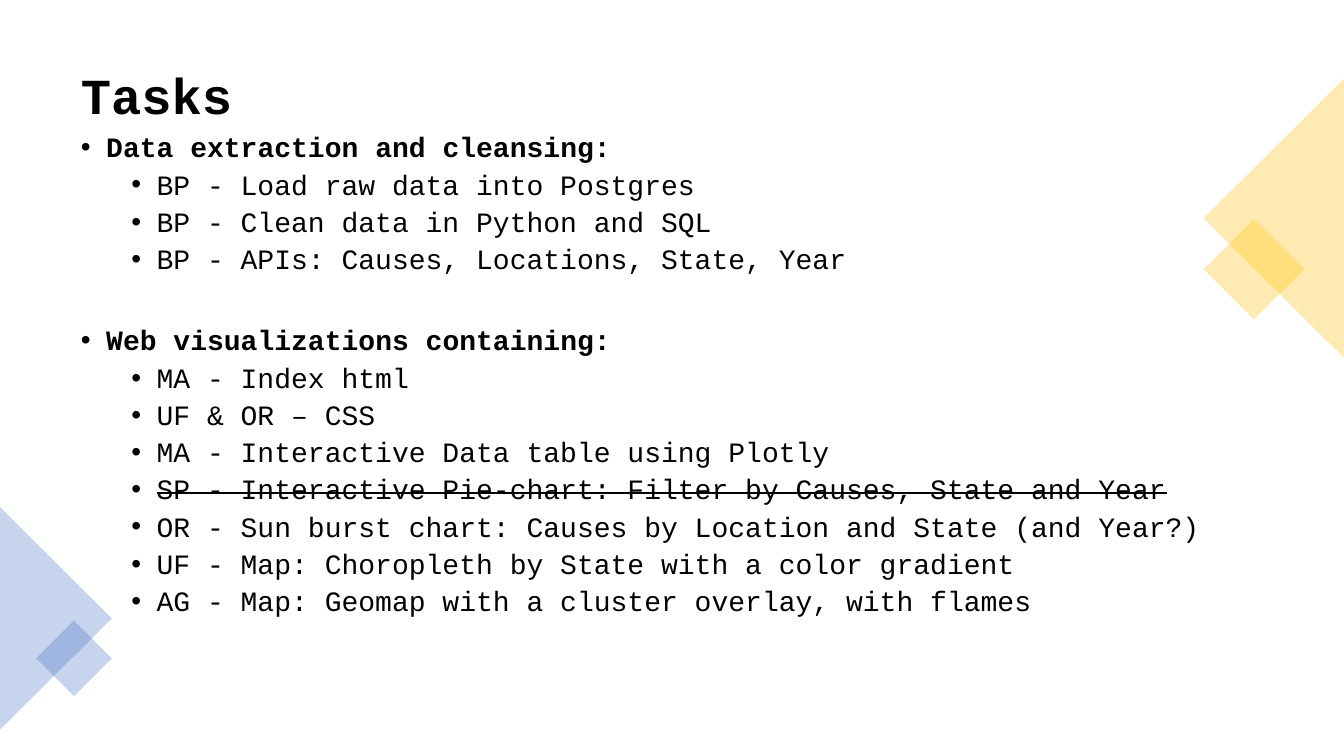
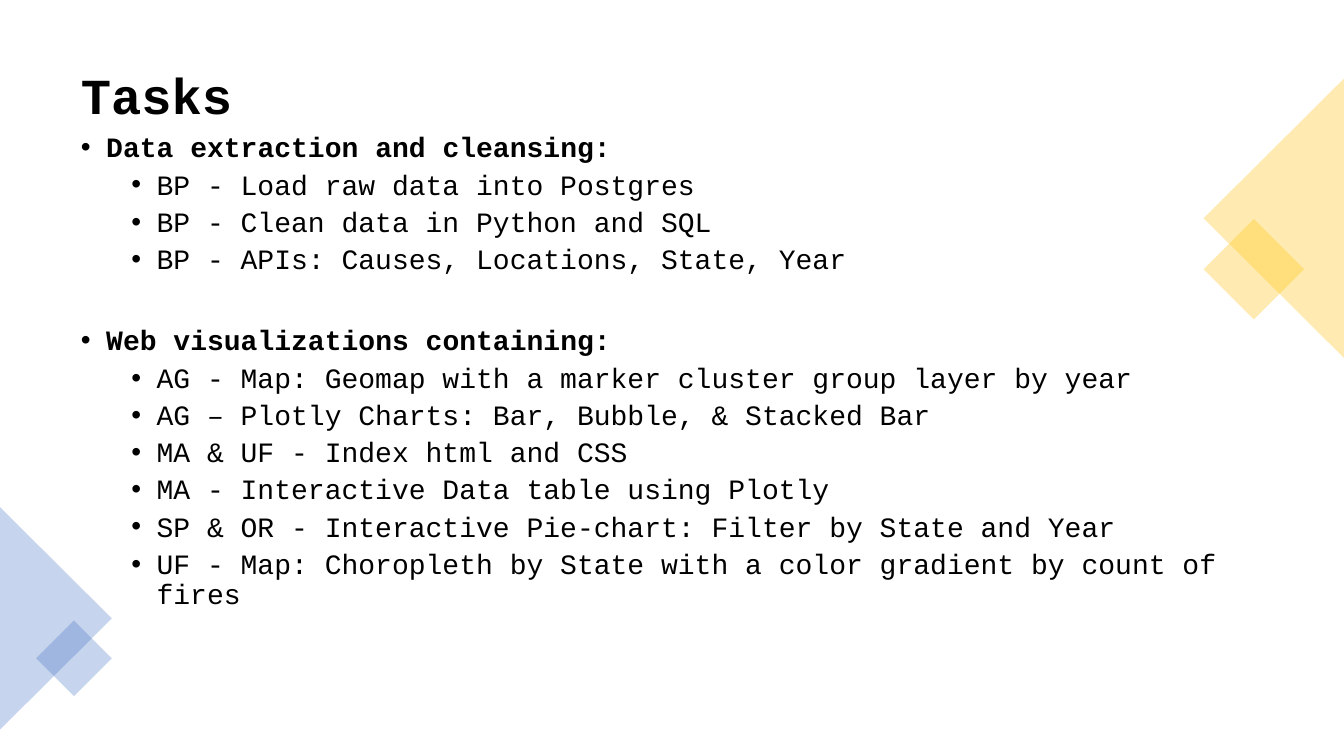
Before and after one commit to Mirgadir/Project_2, a slide deck: slide 3 of Project_2.pptx. Drawn at 1344x756 pixels with LibreOffice and Linux fonts; fonts in the diff are those of the drawing. Boxes give left, top, right and bottom in pixels: in the first picture for what was removed or moved away, otherwise in the second. Text is boxed around its words. In the diff, an @@ line names an element or a change of style, - is before the commit and + after.

```diff
--- a/Project_2.pptx
+++ b/Project_2.pptx
@@ text at (157,368,1132,463): text changed @@
-  • MA - Index html
-  • UF & OR – CSS
+  • AG - Map: Geomap with a marker cluster group layer by year
+  • AG – Plotly Charts: Bar, Bubble, & Stacked Bar
+  • MA & UF - Index html and CSS
@@ text at (157,517,1216,605): text changed @@
-  • SP - Interactive Pie-chart: Filter by Causes, State and Year
-  • OR - Sun burst chart: Causes by Location and State (and Year?)
-  • UF - Map: Choropleth by State with a color gradient
-  • AG - Map: Geomap with a cluster overlay, with flames
+  • SP & OR - Interactive Pie-chart: Filter by State and Year
+  • UF - Map: Choropleth by State with a color gradient by count of fires
```
Also in this commit, not shown: 2 other slides changed, 1 slide added, 1 other file.
